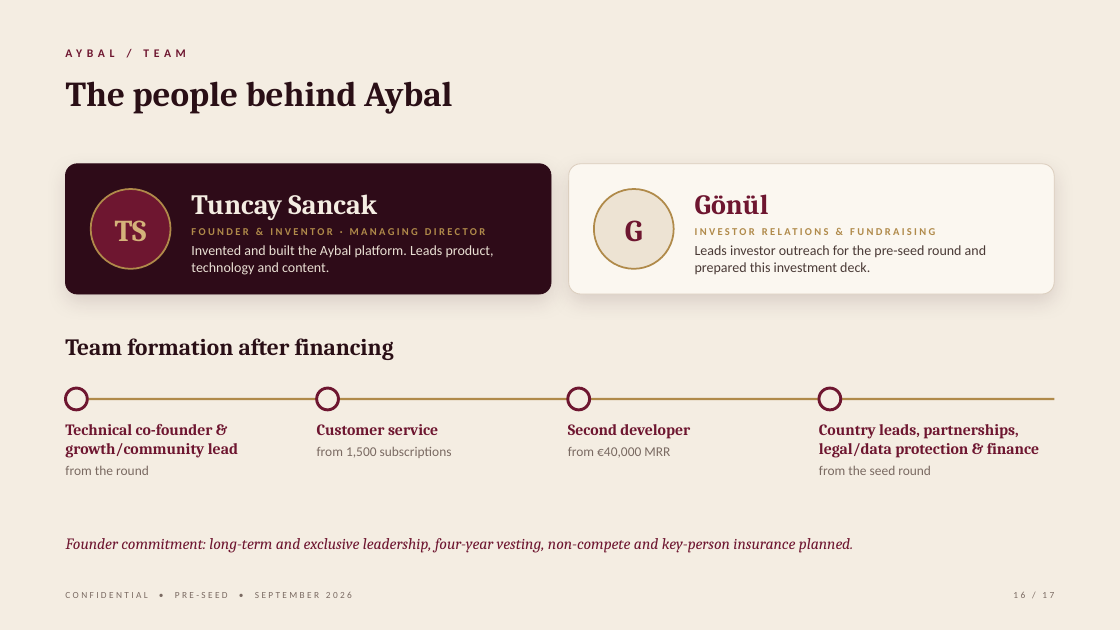
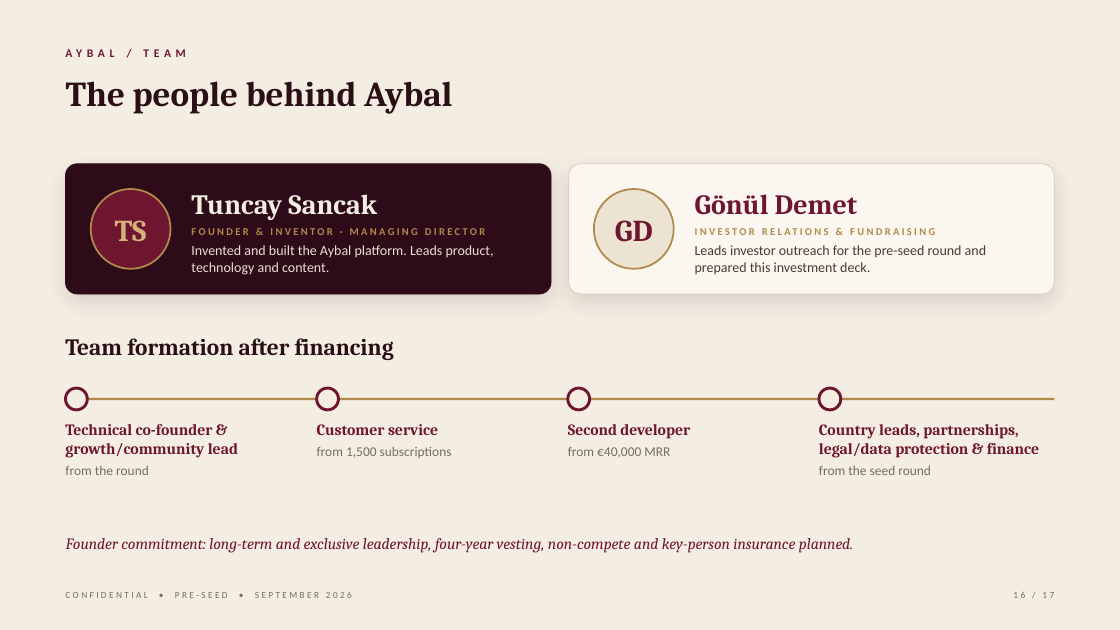
Before and after one commit to fatmaku/Notion, a slide deck: slide 16 of aybal-show/Aybal_Investor_Deck.pptx. Drawn at 1120x630 pixels with LibreOffice and Linux fonts; fonts in the diff are those of the drawing. Boxes give left, top, right and bottom in pixels: in the first picture for what was removed or moved away, otherwise in the second. Text is boxed around its words. In the diff, an @@ line names an element or a change of style, - is before the commit and + after.

```diff
--- a/aybal-show/Aybal_Investor_Deck.pptx
+++ b/aybal-show/Aybal_Investor_Deck.pptx
@@ text at [695,194,858,215]: text changed @@
-Gönül
+Gönül Demet
@@ text in ellipse at [615,220,653,242]: text changed @@
-G
+GD
```
Also in this commit, not shown: 3 other slides changed, 4 other files.
